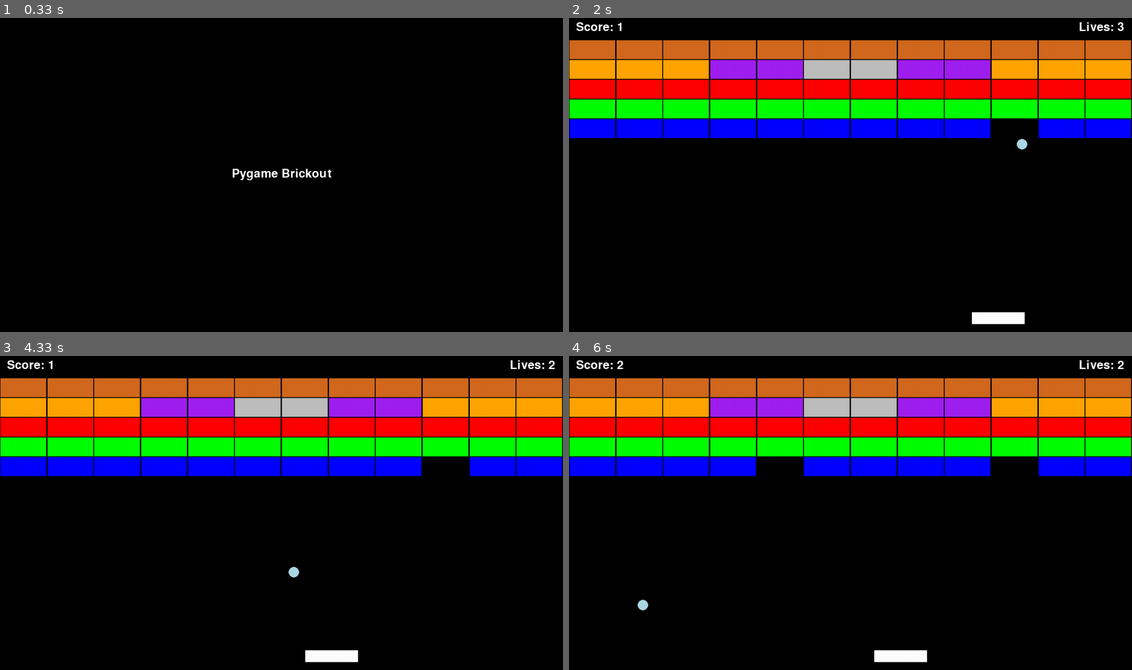
Above: before the commit, frames 1-4 (two rows, left to right).
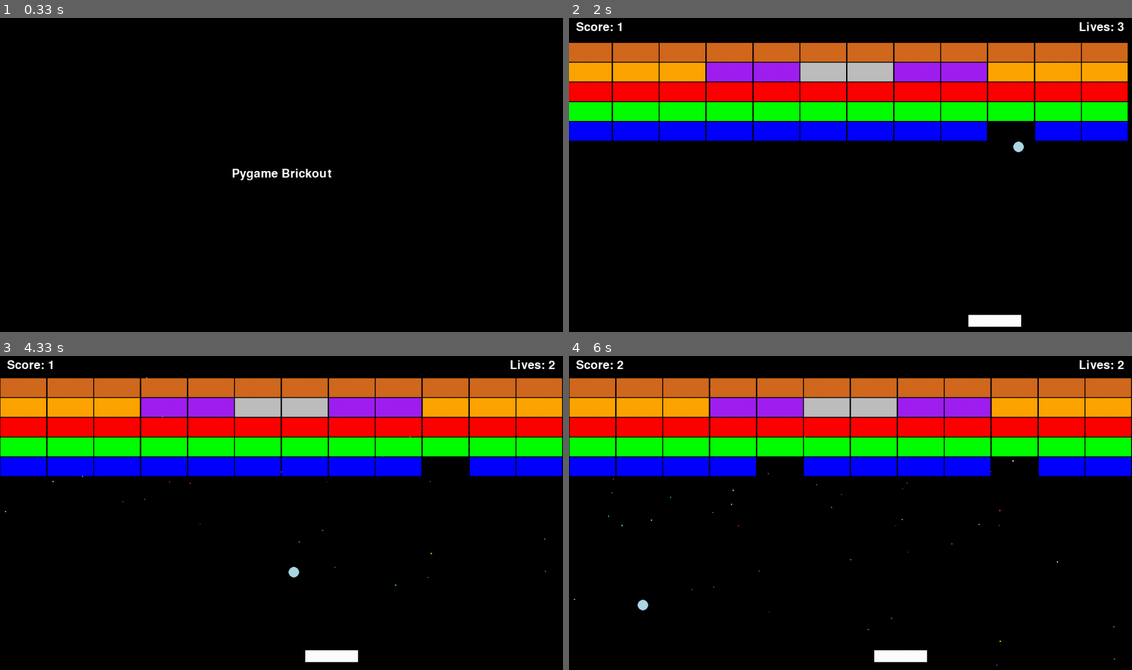
Above: after the commit, the same moments.

Repository: kenhansen01/Brickout-Pygame
Game: pygame game, started from __main__.py
The game is run twice, just before and just after one commit, with the same random seed, the same clock (stepped at 60 frames per second) and the same inputs.
Inputs:
- Up to frame 1 (0.33 s): no input
- Up to frame 2 (2 s): tap Enter at 0.33 s; tap Space at 0.67, 1.07, 1.37, 1.57, 1.87 s; hold Right 1-1.47 s; hold Right 1.5-1.97 s
- Up to frame 3 (4.33 s): hold Left 2-2.53 s; tap Space at 2.07, 2.37, 2.63, 2.93, 3.07, 3.37, 3.73, 4.03, 4.23 s; hold Left 2.57-2.97 s; hold Right 3-3.63 s; hold Left 3.67-4.13 s; hold Right from 4.17 s (still down)
- Up to frame 4 (6 s): tap Space at 4.53, 4.73, 5.03, 5.23, 5.53, 5.8 s; release Right at 4.63 s; hold Right 4.67-5.13 s; hold Left 5.17-5.7 s; hold Left from 5.73 s (still down)

Frame 1 is identical in both runs. In frame 2, 9.3% of the frame differs, in the area x 0-100%, y 6-99%; in frame 3, less than 0.1%; in frame 4, less than 0.1%.

Commit message:
add special effects

Diff:
--- a/brickout/constants.py
+++ b/brickout/constants.py
@@ -29,6 +29,11 @@
 TOP_OFFSET = 54
 
 # Sound effects
+NAVIGATION_SOUND = "sfx/Menu_navigation.wav"
+CONFIRM_SOUND = "sfx/Confirm.wav"
+SHOOT_BALL_SOUND = "sfx/Shoot_ball.wav"
+IMPACT_1 = "sfx/Impact1.wav"
+IMPACT_2 = "sfx/Impact2.wav"
 
 # Final level
 FINAL_LEVEL = 2
--- a/elements/ball.py
+++ b/elements/ball.py
@@ -6,11 +6,14 @@
 
 # Import bricks and other elements
 from .brick import damage_brick
+from sfx import SoundEffect, ScreenShake
 
 class Ball(BaseObject):
     def __init__(self, groups, obstacles, player, surf_rect):
         super(Ball, self).__init__()
-
+        self.brick_collision_sound = SoundEffect(IMPACT_1)
+        self.player_collision_sound = SoundEffect(IMPACT_2)
+        self.shoot_sound = SoundEffect(SHOOT_BALL_SOUND)
         self.surf_rect = surf_rect
         self.color = pygame.Color("lightblue")
         self.ball_sq_l = int(B_RADIUS * sqrt(2))
@@ -24,6 +27,7 @@
         self.groups = groups
         self.obstacles = obstacles
         self.player = player
+        self.screen = ScreenShake()
 
     def update(self):
         # Previous frame
@@ -56,6 +60,7 @@
 
             # Shooting the ball
             if self.player.keystate[pygame.K_SPACE]:
+                self.shoot_sound.play()
 
                 if self.aim == "left":
                     self.speed_x = -self.speed
@@ -66,6 +71,8 @@
                     self.speed_y = -self.speed
 
                 self.active = True
+
+        self.screen.shake(self.surf_rect)
 
     def reset_ball(self):
         if self.player.lives > 0:
@@ -82,14 +89,15 @@
         collision_sprites = pygame.sprite.spritecollide(self, self.obstacles, False)
 
         if self.rect.colliderect(self.player.rect):
+            self.player_collision_sound.play()
             collision_sprites.append(self.player)
 
         if collision_sprites:
             if direction == "horizontal":
                 for sprite in collision_sprites:
                     if getattr(sprite, 'health', None):
-                        #self.brick_collision_sound.play()
-                        # self.screen.timer = 15
+                        self.brick_collision_sound.play()
+                        self.screen.timer = 15
                         damage_brick(sprite)
                         self.player.score += 1
 
@@ -109,8 +117,8 @@
             if direction == "vertical":
                 for sprite in collision_sprites:
                     if getattr(sprite, 'health', None):
-                        # self.brick_collision_sound.play()
-                        # self.screen.timer = 15
+                        self.brick_collision_sound.play()
+                        self.screen.timer = 15
                         damage_brick(sprite)
                         self.player.score += 1
 
--- /dev/null
+++ b/sfx/__init__.py
@@ -0,0 +1,3 @@
+from .sound_effect import SoundEffect
+from .screenshake import ScreenShake
+from .starfield import StarField
--- /dev/null
+++ b/sfx/screenshake.py
@@ -0,0 +1,22 @@
+from random import randrange as rnd
+
+class ScreenShake:
+    def __init__(self):
+        self.timer = 0
+        self.offset_x = 0
+        self.offset_y = 0
+
+    def shake(self, window):
+        if self.timer > 0:
+
+            if self.timer % 5 == 0:
+                self.offset_x = rnd(-8, 8)
+                self.offset_y = rnd(-8, 8)
+
+            self.timer -= 1
+            window.x = self.offset_x
+            window.y = self.offset_y
+
+        else:
+            self.offset_x = 0
+            self.offset_y = 0
--- /dev/null
+++ b/sfx/sound_effect.py
@@ -0,0 +1,9 @@
+import pygame
+
+class SoundEffect:
+    def __init__(self, path):
+        self.sound = pygame.mixer.Sound(path)
+
+    def play(self, volume=5):
+        self.sound.set_volume(volume)
+        self.sound.play()
--- /dev/null
+++ b/sfx/starfield.py
@@ -0,0 +1,49 @@
+import pygame
+from brickout.constants import *
+from random import randint, randrange
+
+class Star(pygame.sprite.Sprite):
+    def __init__(self, position):
+        super(Star, self).__init__()
+        self.color = (randint(1, 255), randint(1, 255), randint(1, 255))
+        self.image = pygame.Surface((randint(2, 3), randint(2, 3)))
+        self.image.fill(self.color)
+        self.rect = self.image.get_rect()
+        self.x = position[0]
+        self.y = position[1]
+        self.speed = randrange(1, 3)
+        self.rect.center = (self.x, self.y)
+
+    def update(self):
+        self.rect.y += self.speed
+
+        if self.rect.top >= HEIGHT:
+            self.kill()
+
+    def draw(self, window):
+        pygame.draw.rect(window, self.color, self.rect, self.rect.width)
+
+
+class StarField:
+    def __init__(self):
+        self.stars = []
+        self.amount = randint(5, 8)
+        self.timer = randrange(1, 10)
+
+        for i in range(self.amount):
+            self.stars.append(Star((randint(0, WIDTH), randrange(TOP_OFFSET, TOP_OFFSET + 2))))
+
+    def update(self):
+        self.timer -= 1
+
+        for star in self.stars:
+            star.update()
+
+        if self.timer == 0:
+            self.timer = randrange(1, 10)
+
+            self.stars.append(Star((randint(0, WIDTH), randrange(TOP_OFFSET, TOP_OFFSET + 2))))
+
+    def draw(self, window):
+        for star in self.stars:
+            star.draw(window)
--- a/states/gameplay.py
+++ b/states/gameplay.py
@@ -4,6 +4,7 @@
 # Import game elements
 from elements import Player, Ball
 from levels import level_setup
+from sfx import StarField
 
 # Import base state
 from .base import BaseState
@@ -32,6 +33,7 @@
         # Instantiate Player, Ball Classes
         self.player = Player(self.all_sprites, self.collide_sprites)
         self.ball = Ball(self.all_sprites, self.collide_sprites, self.player, self.main_rect)
+        self.star_field = StarField()
 
         # Sprites setup - add player
         self.all_sprites.add(self.player, self.block_group)
@@ -89,7 +91,7 @@
             self.all_sprites.empty()
             self.collide_sprites.empty()
             self.block_group = level_setup(self.all_sprites, self.collide_sprites, self.level)
-
+            self.star_field.stars.clear()
             self.all_sprites.add(self.player, self.block_group)
             self.collide_sprites.add(self.block_group)
 
@@ -101,7 +103,7 @@
         self.main_surface.fill(pygame.Color("black"))
 
         # Drawing the game objects
-
+        self.star_field.draw(self.main_surface)
         self.all_sprites.draw(self.main_surface)
         self.ball.draw(self.main_surface)
 
@@ -127,7 +129,7 @@
             self.score_text = self.ui_font.render(f"Score: {self.score}", True, pygame.Color("White"))
 
             # Updating the game objects
-
+            self.star_field.update()
             self.all_sprites.update()
             self.ball.update()
 
